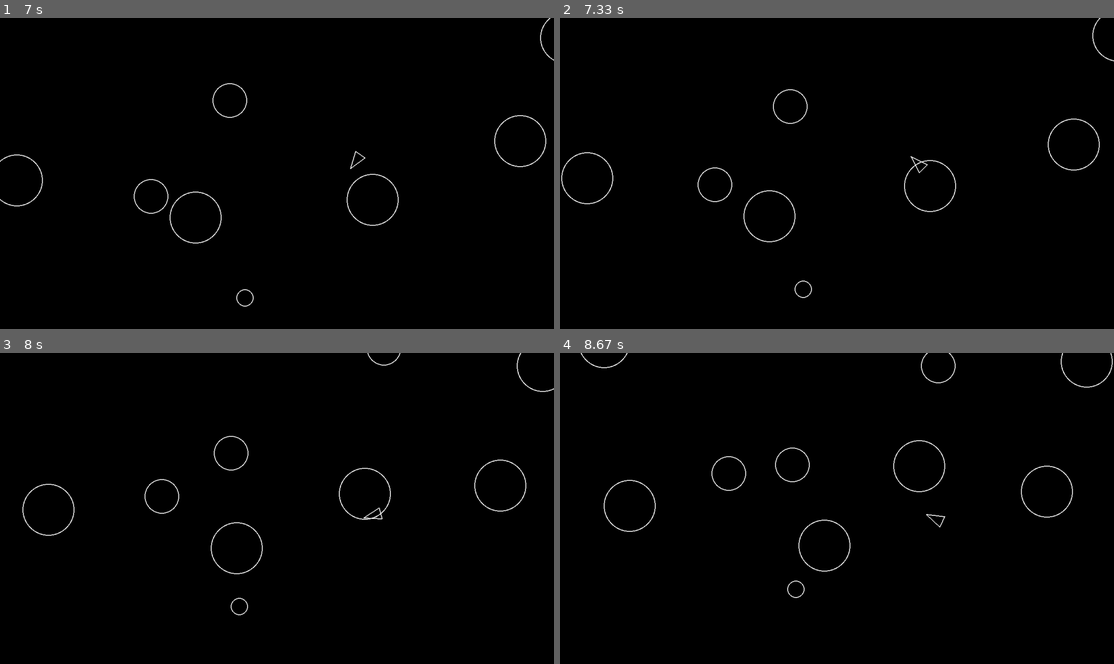
Above: before the commit, frames 1-4 (two rows, left to right).
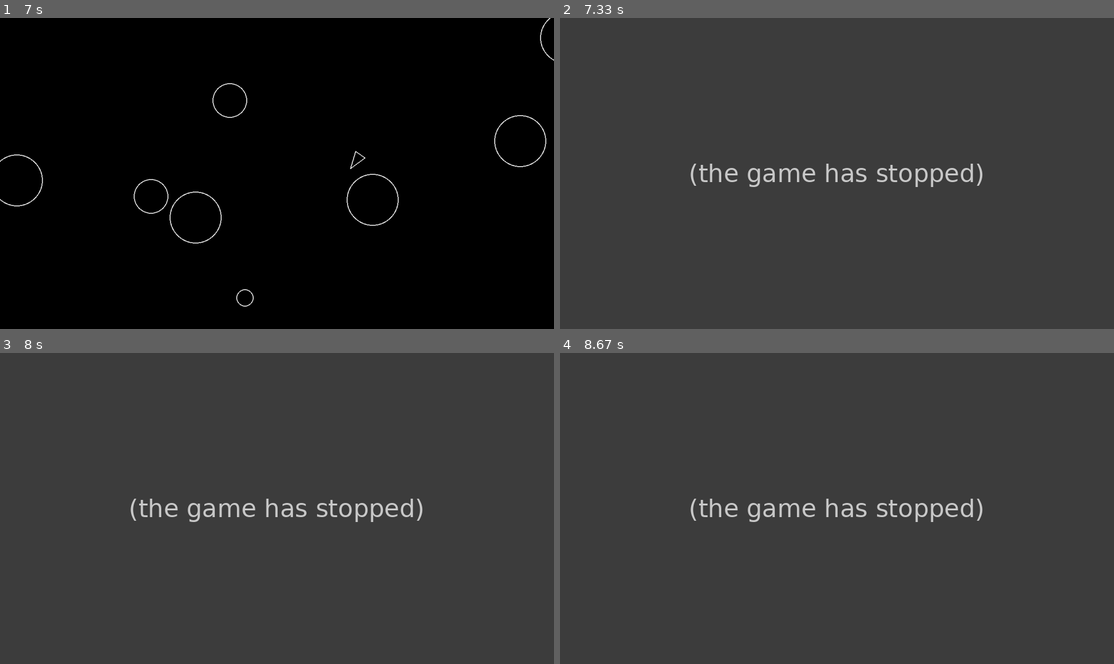
Above: after the commit, the same moments.

Repository: TLeTu/PyGame-Asteroids
Game: pygame game, started from main.py
The game is run twice, just before and just after one commit, with the same random seed, the same clock (stepped at 60 frames per second) and the same inputs.
Inputs:
- Up to frame 1 (7 s): hold A 0.33-0.87 s; hold S 0.9-1.2 s; hold A 1.23-1.63 s; hold W 1.67-2.03 s; hold D 2.07-2.7 s; hold S 2.73-3.1 s; hold A 3.13-3.6 s; hold D 3.63-4.1 s; hold W 4.13-4.43 s; hold D 4.47-4.93 s; hold A 4.97-5.5 s; hold S 5.53-5.83 s; hold A 5.87-6.27 s; hold W 6.3-6.67 s; hold D from 6.7 s (still down)
- Up to frame 2 (7.33 s): keep holding D
- Up to frame 3 (8 s): release D at 7.33 s; hold S 7.37-7.73 s; hold A from 7.77 s (still down)
- Up to frame 4 (8.67 s): release A at 8.23 s; hold D from 8.27 s (still down)

Frame 1 is identical in both runs. In frame 2, 100% of the frame differs, in the area x 0-100%, y 0-100%; in frame 3, 100%; in frame 4, 100%.
After the commit the program exited at 7.13 s; later frames show no game.

Commit message:
Collision detect

Diff:
--- a/main.py
+++ b/main.py
@@ -7,8 +7,8 @@
 
 
 
-def update(screen, clock, updatables, drawables):
-    while True:
+def update(screen, clock, updatables, drawables, asteroids, player, gameOver):
+    while not gameOver:
         # Check if the the window have closed
         for event in pygame.event.get():
             if event.type == pygame.QUIT:
@@ -24,8 +24,13 @@
         # Set FPS
         delta = clock.tick(60) / 1000 # 60 FPS
 
-        # Player update
+        # Objects update
         updatables.update(delta)
+        # Check collisions
+        for asteroid in asteroids:
+            if asteroid.collide(player):
+                gameOver = True
+                print("Game over dude")
 
         pygame.display.flip()
 
@@ -52,8 +57,10 @@
     asteroidField = AsteroidField()
     playerObj = Player(x, y)
 
+    gameOver = False
+
     # Game loop
-    update(screen, pyClock, updatables, drawables)
+    update(screen, pyClock, updatables, drawables, asteroids, playerObj, gameOver)
 
 
 if __name__ == "__main__":
--- a/objects/circleshape.py
+++ b/objects/circleshape.py
@@ -11,6 +11,13 @@
         self.velocity = pygame.Vector2(0, 0)
         self.radius = radius
 
+    def collide(self, other):
+        distance = pygame.math.Vector2.distance_to(self.position, other.position)
+        if distance < (self.radius + other.radius):
+            return True
+        else:
+            return False
+
     def draw(self, screen):
         pass
 
